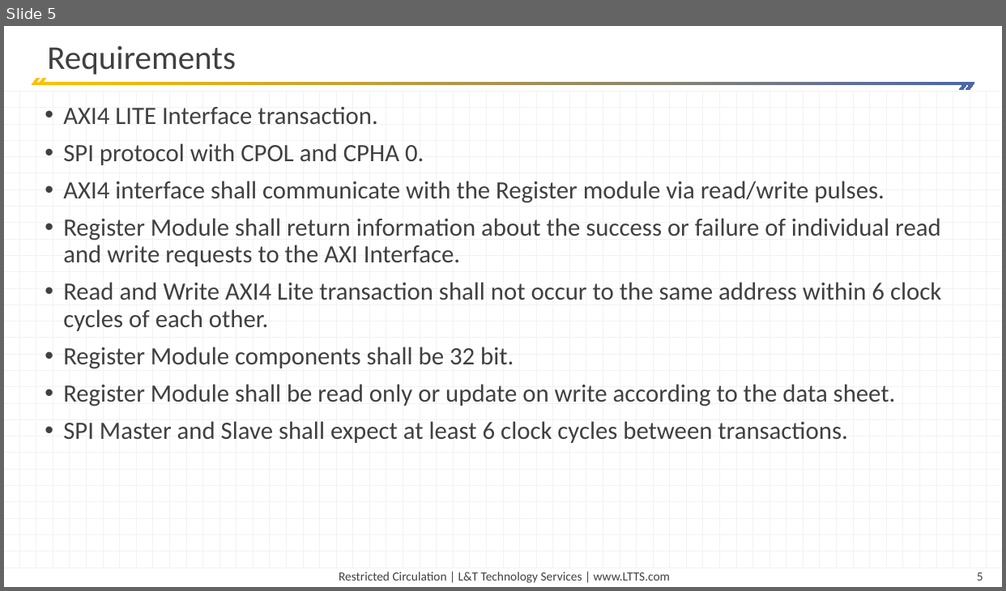
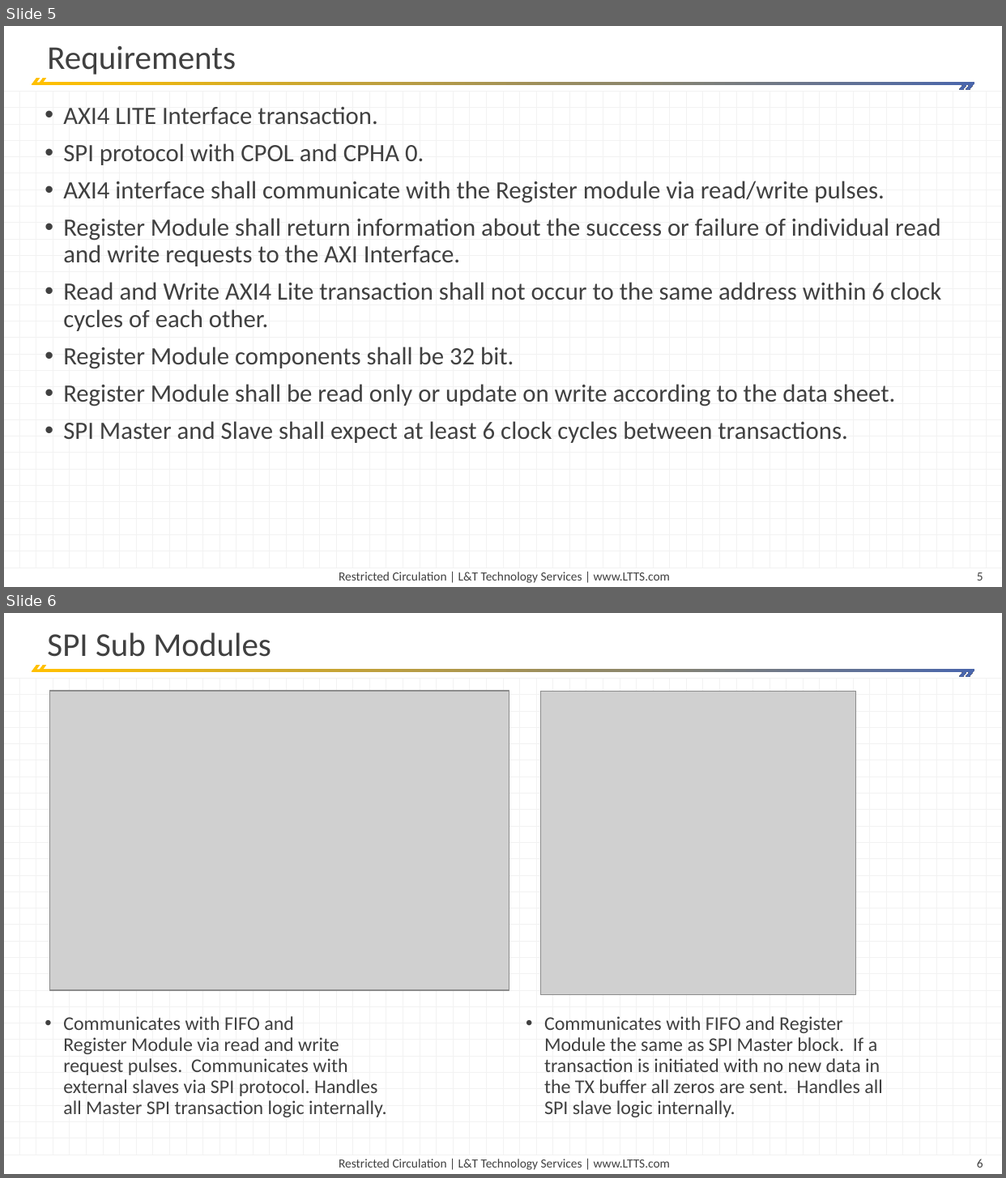
Before and after one commit to waseem55/AXI_SPI, a slide deck: Presentation/End of Project.pptx. Shown one above the other, each under a label of ours: slide 5 before the commit, slides 5 and 6 after it. The pictures are 1006x591 and 1006x1178 pixels, drawn with LibreOffice and Linux fonts; fonts in the diff are those of the drawing; grey boxes stand for pictures. Boxes give left, top, right and bottom in pixels: in the first picture for what was removed or moved away, otherwise in the second. Text is boxed around its words. In the diff, an @@ line names an element or a change of style, - is before the commit and + after.

```diff
--- a/Presentation/End of Project.pptx
+++ b/Presentation/End of Project.pptx
@@ slide 6 added at (4,613,1002,1174), background #FFFFFF; not listed: 95 template elements that a slide beside it also shows @@
@@ title added at (47,632,271,657), 24 pt, text #404040 @@
+SPI Sub Modules
@@ picture added at (50,691,509,990) @@
@@ picture added at (541,691,856,995) @@
@@ text added at (63,1016,386,1118), 14 pt, text #404040 @@
+• Communicates with FIFO and Register Module via read and write request pulses. Communicates with external slaves via SPI protocol. Handles all Master SPI transaction logic internally.
@@ text added at (544,1016,882,1118), 14 pt, text #404040 @@
+• Communicates with FIFO and Register Module the same as SPI Master block. If a transaction is initiated with no new data in the TX buffer all zeros are sent. Handles all SPI slave logic internally.
```
Also in this commit, not shown: 1 slide changed, 6 other slides added, 2 slides removed, 20 other files.
